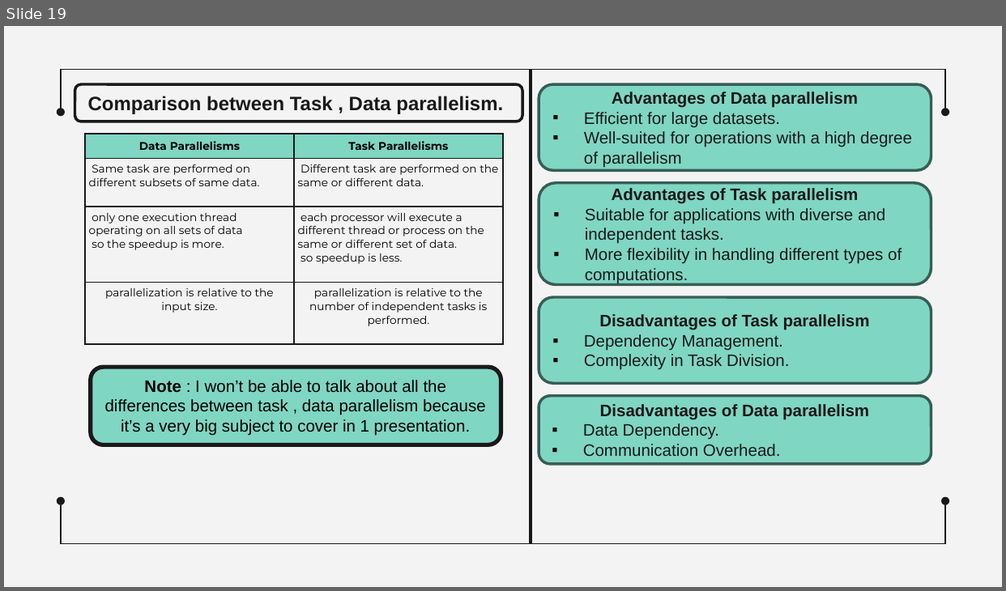
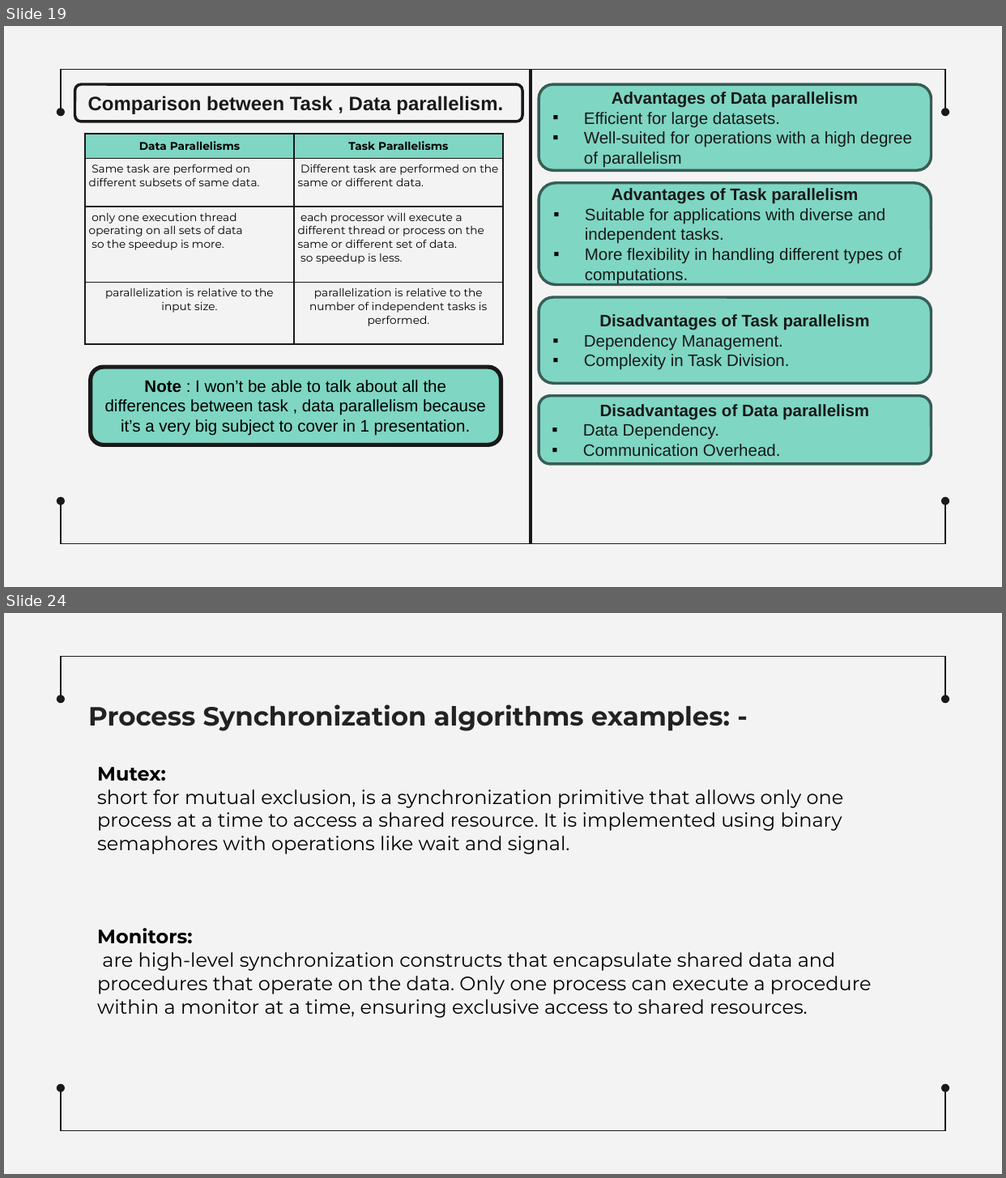
Before and after one commit to MahmoudEssam707/Operating-System, a slide deck: Presentaion on Shared Memory Machines/Sharing Memory Machines Gowely edit.pptx. Shown one above the other, each under a label of ours: slide 19 before the commit, slides 19 and 24 after it; the slides between them are not shown. The pictures are 1006x591 and 1006x1178 pixels, drawn with LibreOffice and Linux fonts; fonts in the diff are those of the drawing. Boxes give left, top, right and bottom in pixels: in the first picture for what was removed or moved away, otherwise in the second. Text is boxed around its words. In the diff, an @@ line names an element or a change of style, - is before the commit and + after.

Commit message:
boda7
synchronization w 7agat mn de

```diff
--- a/Presentaion on Shared Memory Machines/Sharing Memory Machines Gowely edit.pptx
+++ b/Presentaion on Shared Memory Machines/Sharing Memory Machines Gowely edit.pptx
@@ slide 24 added at (4, 613, 1002, 1174), background #F3F3F3; not listed: 6 template elements that a slide beside it also shows @@
@@ text added at (88, 705, 730, 731), 19 pt, text #222222, bold @@
+Process Synchronization algorithms examples: -
@@ text added at (97, 767, 844, 854), 14 pt, text #000000 @@
+Mutex:
+short for mutual exclusion, is a synchronization primitive that allows only one process at a time to access a shared resource. It is implemented using binary semaphores with operations like wait and signal.
@@ text added at (97, 928, 872, 1018), 14 pt, text #000000 @@
+Monitors:
+are high-level synchronization constructs that encapsulate shared data and procedures that operate on the data. Only one process can execute a procedure within a monitor at a time, ensuring exclusive access to shared resources.
```
Also in this commit, not shown: 2 slides changed, 4 other slides added.
